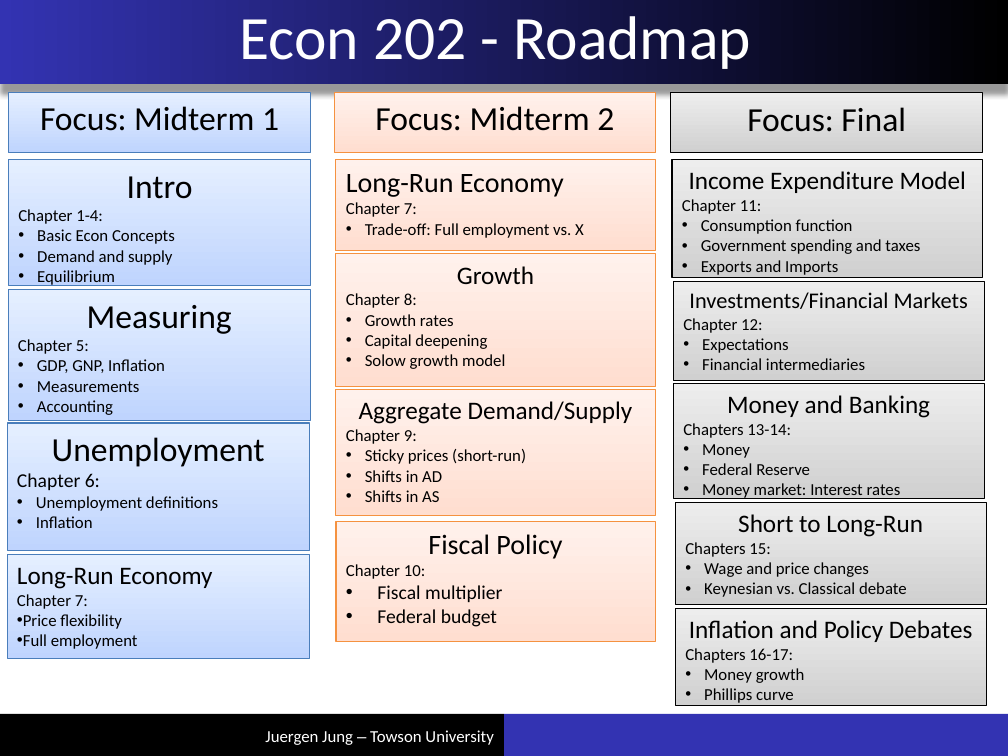
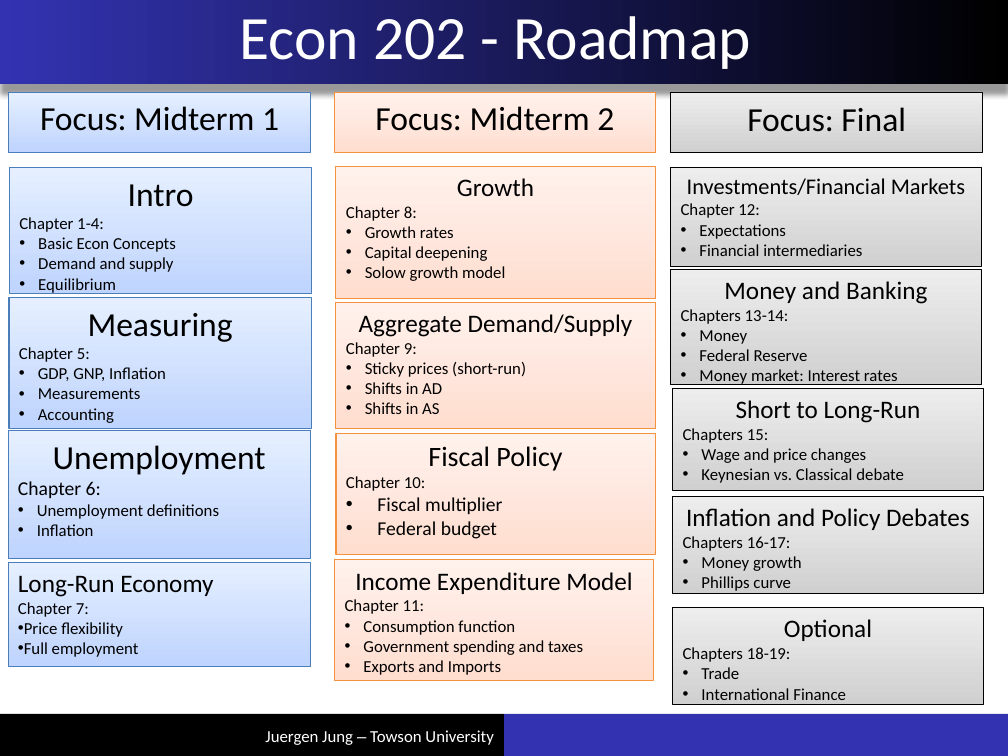
Before and after one commit to juejung/juejung.github.io, a slide deck: slide 1 of jdocs/Macro1/Chapter0_Roadmap.pptx. Drawn at 1008x756 pixels with LibreOffice and Linux fonts; fonts in the diff are those of the drawing. Boxes give left, top, right and bottom in pixels: in the first picture for what was removed or moved away, otherwise in the second. Text is boxed around its words. In the diff, an @@ line names an element or a change of style, - is before the commit and + after.

```diff
--- a/jdocs/Macro1/Chapter0_Roadmap.pptx
+++ b/jdocs/Macro1/Chapter0_Roadmap.pptx
@@ 3 rectangles: place and size @@
-3 rectangles at (336,254,655,642)
+3 rectangles at (336,166,655,554)
@@ rectangle removed at (336,159,655,250) @@
-Long-Run Economy
-Chapter 7:
-• Trade-off: Full employment vs. X
@@ 4 rectangles: place and size @@
-4 rectangles at (7,159,310,658)
+4 rectangles at (8,167,311,666)
@@ 4 rectangles: place and size @@
-4 rectangles at (673,281,986,706)
+4 rectangles at (670,167,983,593)
@@ rectangle "Income Expenditure Model": place and size @@
-rectangle "Income Expenditure Model" at (672,159,983,277)
+rectangle "Income Expenditure Model" at (335,559,654,680)
@@ rectangle "Income Expenditure Model" at (335,559,654,680): fill gradient #D0D0D0 to #EDEDED to gradient #FFDED0 to #FFF1EC; outline #000000 0.74 pt to #F59240 0.74 pt @@
@@ rectangle added at (672,608,983,705), fill gradient #D0D0D0 to #EDEDED, outline #000000 0.74 pt, 12 pt, text #000000 @@
+Optional
+Chapters 18-19:
+• Trade
+• International Finance
```
Also in this commit, not shown: 4 other files.
